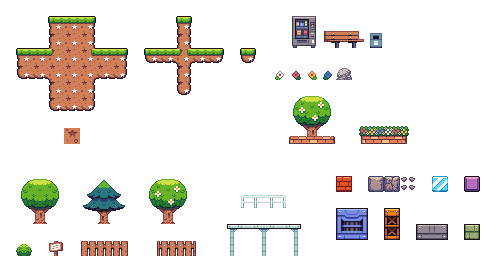
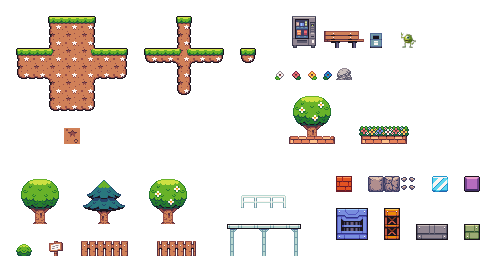
Layer changes from the first 496x272 image to the second:
added layer "mike" above "Extra_plants (16 x 16)" over [401, 32, 416, 48]
